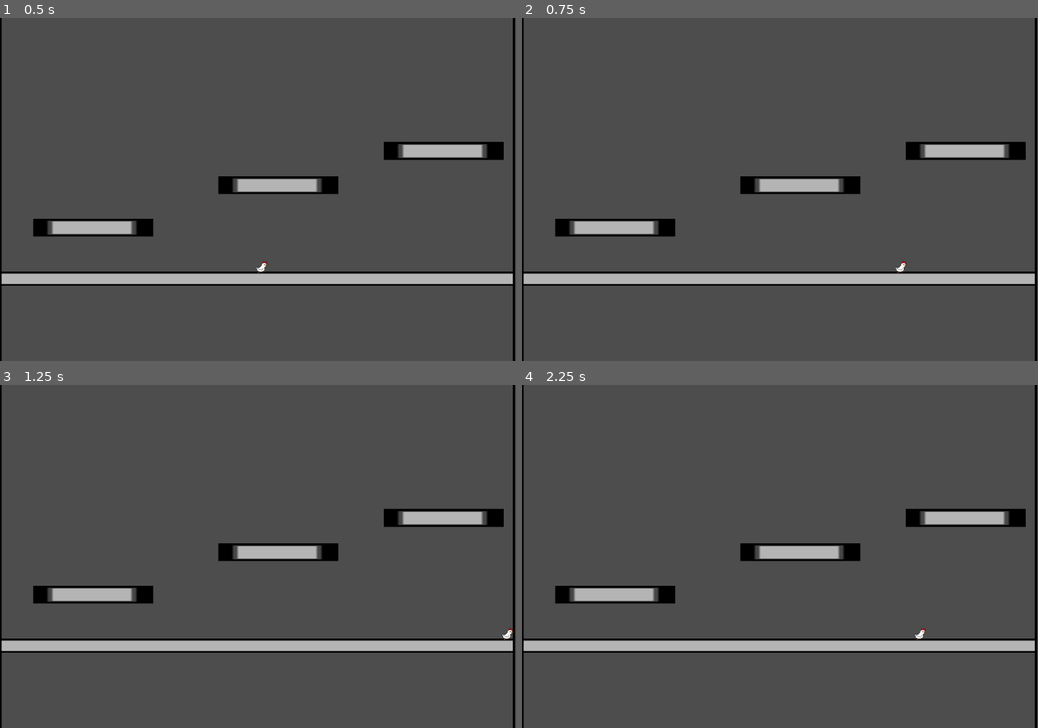
Above: before the commit, frames 1-4 (two rows, left to right).
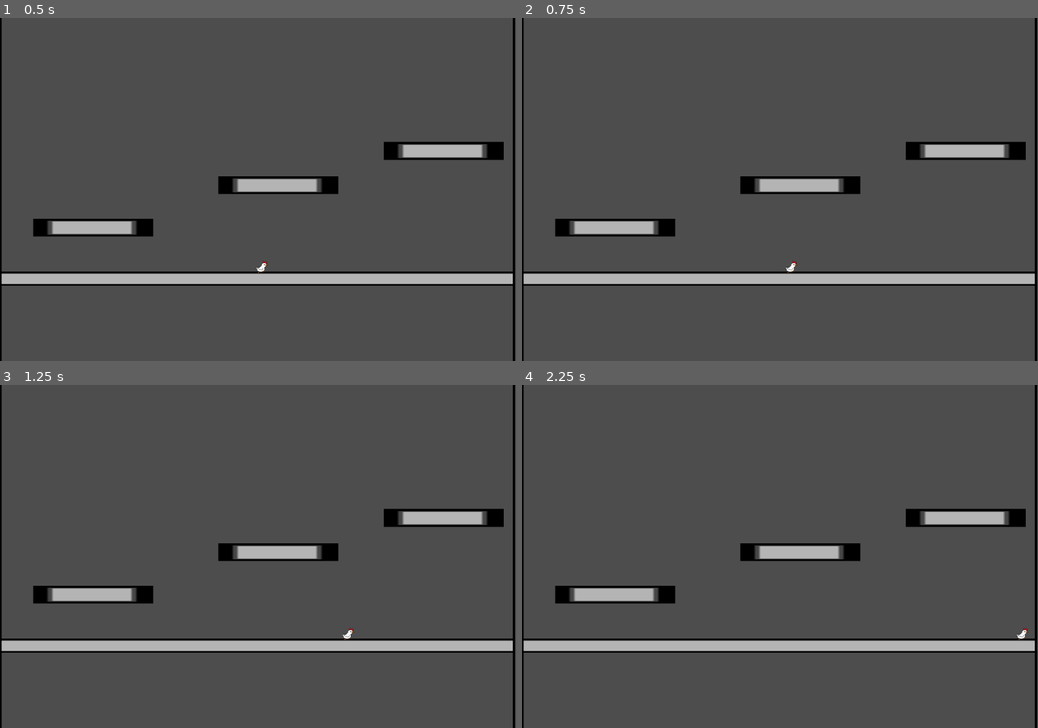
Above: after the commit, the same moments.

Repository: AubreyL1/Wingspan
Game: Godot game, scene res://testscene1.tscn
Two runs of this game, one before a commit and one after it. Both use one fixed random seed, a clock stepped at 60 frames per second and the inputs below.
Inputs:
- Up to frame 1 (0.5 s): no input
- Up to frame 2 (0.75 s): tap Enter (ui_accept) at 0.5 s; hold Right (ui_right) from 0.53 s (still down); hold Enter (ui_accept) from 0.53 s (still down)
- Up to frame 3 (1.25 s): keep holding Right (ui_right); keep holding Enter (ui_accept)
- Up to frame 4 (2.25 s): release Enter (ui_accept) at 1.28 s; tap Enter (ui_accept) at 1.35, 1.52, 1.82, 2 s; release Right (ui_right) at 2.03 s; hold Left (ui_left) from 2.03 s (still down); hold Enter (ui_accept) from 2.03 s (still down)

Frame 1 is identical in both runs. In frame 2, less than 0.1% of the frame differs, in the area x 51-75%, y 70-75%; in frame 3, less than 0.1%; in frame 4, less than 0.1%.

Commit message:
Movement completed

Diff:
--- a/palyer.gd
+++ b/palyer.gd
@@ -6,6 +6,7 @@
 var lastDir = 0
 var speed = 10
 var dashing = false
+var dashTime = 0
 
 # Get the gravity from the project settings to be synced with RigidBody nodes.
 var gravity = ProjectSettings.get_setting("physics/2d/default_gravity")
@@ -26,12 +27,13 @@
 
 	if direction > 0:
 		#Moves right
-		if velocity.x > 0:
+		if velocity.x < 0:
 			speed = 50
 		else:
 			speed = 20
 		velocity.x += speed
 		lastDir = direction
+
 	elif direction < 0:
 		#Moves left
 		if velocity.x > 0:
@@ -50,13 +52,21 @@
 		velocity.x -= 40
 	elif velocity.x < -1000:
 		velocity.x += 40
-	if velocity.x < 1000||velocity.x > -1000:
-		dashing = false
 
-	# Handle Dash.
-	if Input.is_action_pressed("ui_accept"):
+	dash()
+	dashTime+=1
+	print(dashTime)
+	move_and_slide()
+
+# Handle Dash.
+func dash():
+	if (Input.is_action_just_pressed("ui_accept")&&dashTime > 60):
+		dashTime = 0
+		dashing = true
+	if (Input.is_action_just_pressed("ui_accept")&&dashTime > 60)||(dashTime < 15&&dashing):
 		velocity.x = 2000*lastDir
 		dashing = true
 		velocity.y = 0
-
-	move_and_slide()
+	elif dashTime == 15:
+		dashing = false
+		velocity.x = 0
